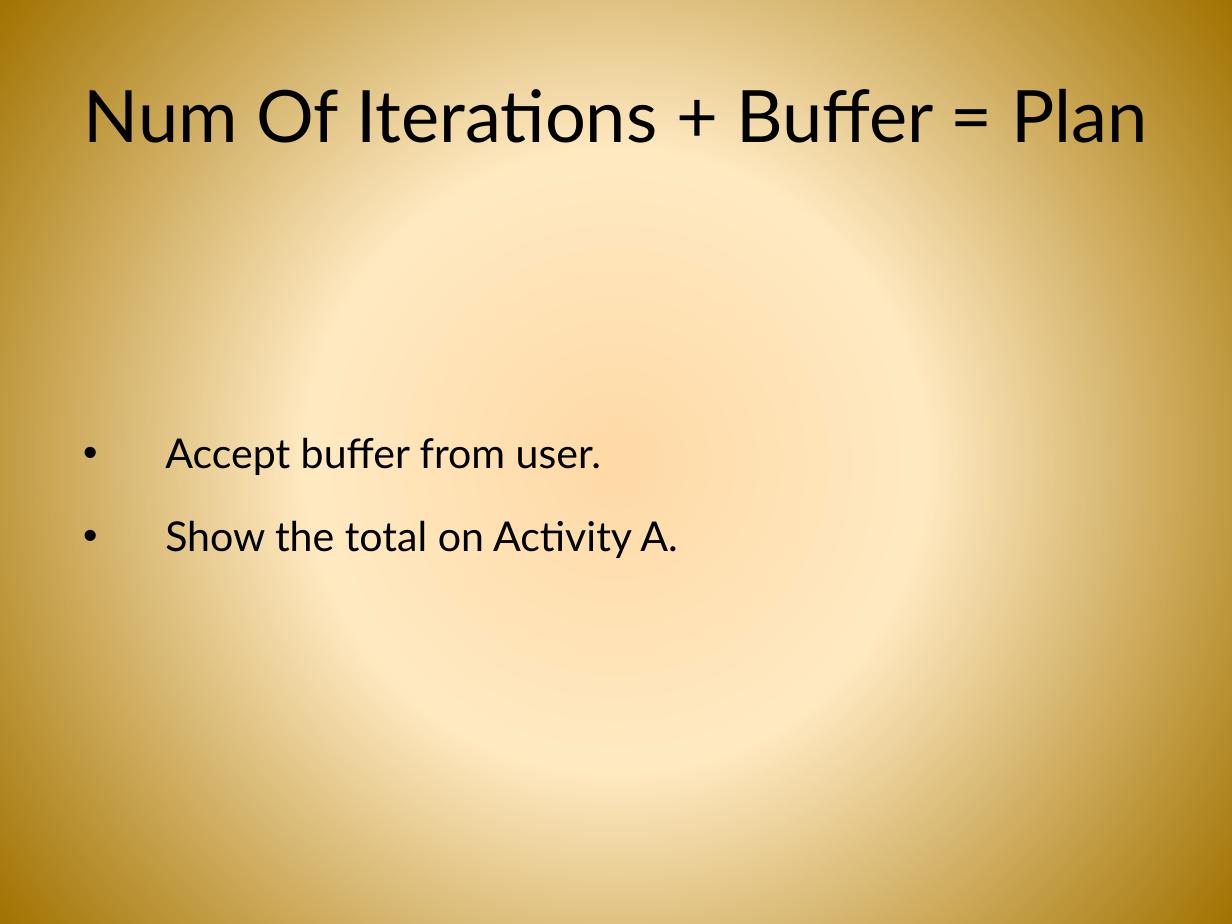
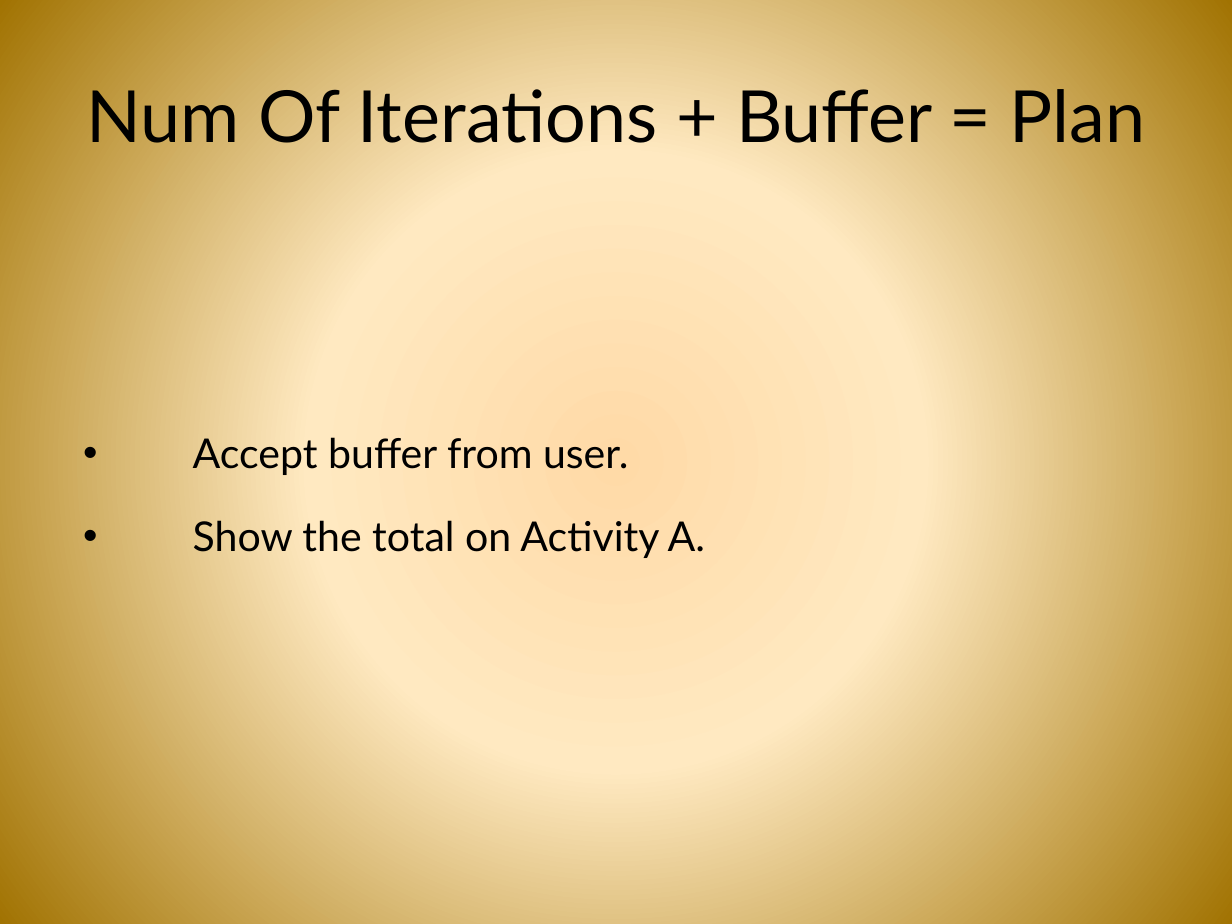
Before and after one commit to androidbootcamp/Course-Material, a slide deck: slide 11 of Day1/day_1.pptx. Drawn at 1232x924 pixels with LibreOffice and Linux fonts; fonts in the diff are those of the drawing; background and template pictures are left out. Boxes give left, top, right and bottom in pixels: in the first picture for what was removed or moved away, otherwise in the second. Text is boxed around its words. In the diff, an @@ line names an element or a change of style, - is before the commit and + after.

```diff
--- a/Day1/day_1.pptx
+++ b/Day1/day_1.pptx
@@ title "Num Of Iterations + Buffer ..." at bbox=[87, 89, 1146, 156]: size 42.2 to 42 pt @@
@@ text "Accept buffer from user." at bbox=[193, 437, 706, 558]: indent changed @@
```
Also in this commit, not shown: 8 other slides changed, 2 other files.
